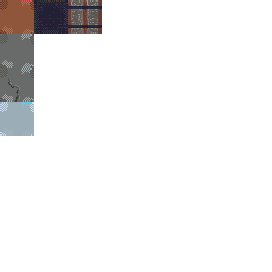
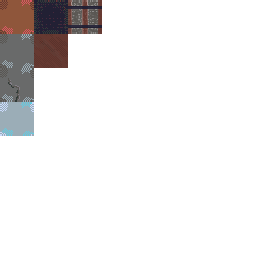
Layered file, before and after one edit (272px x 272px). Changes by layer:
pixels changed over [34, 34, 68, 68] (layer not identified)
